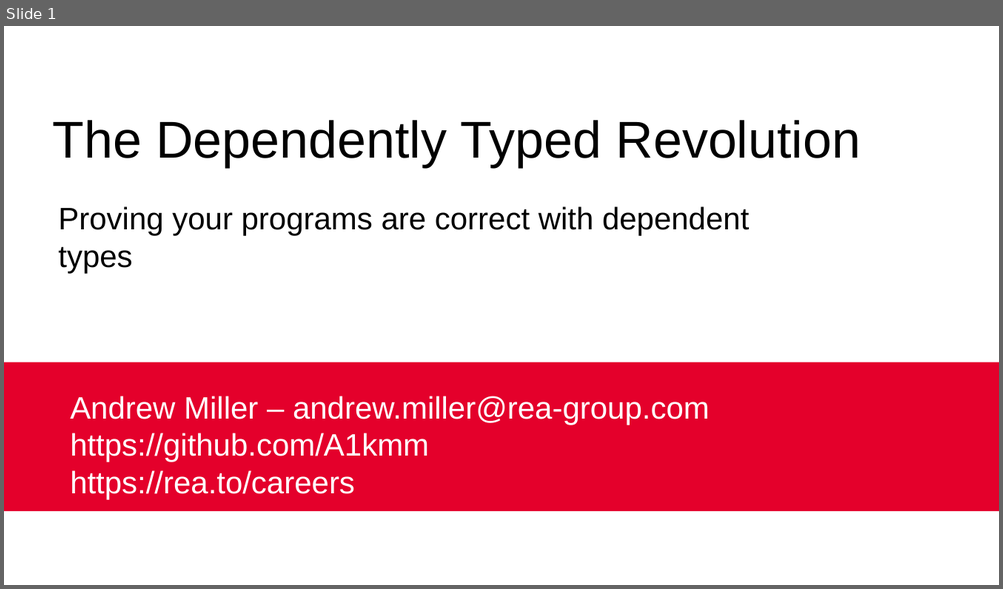
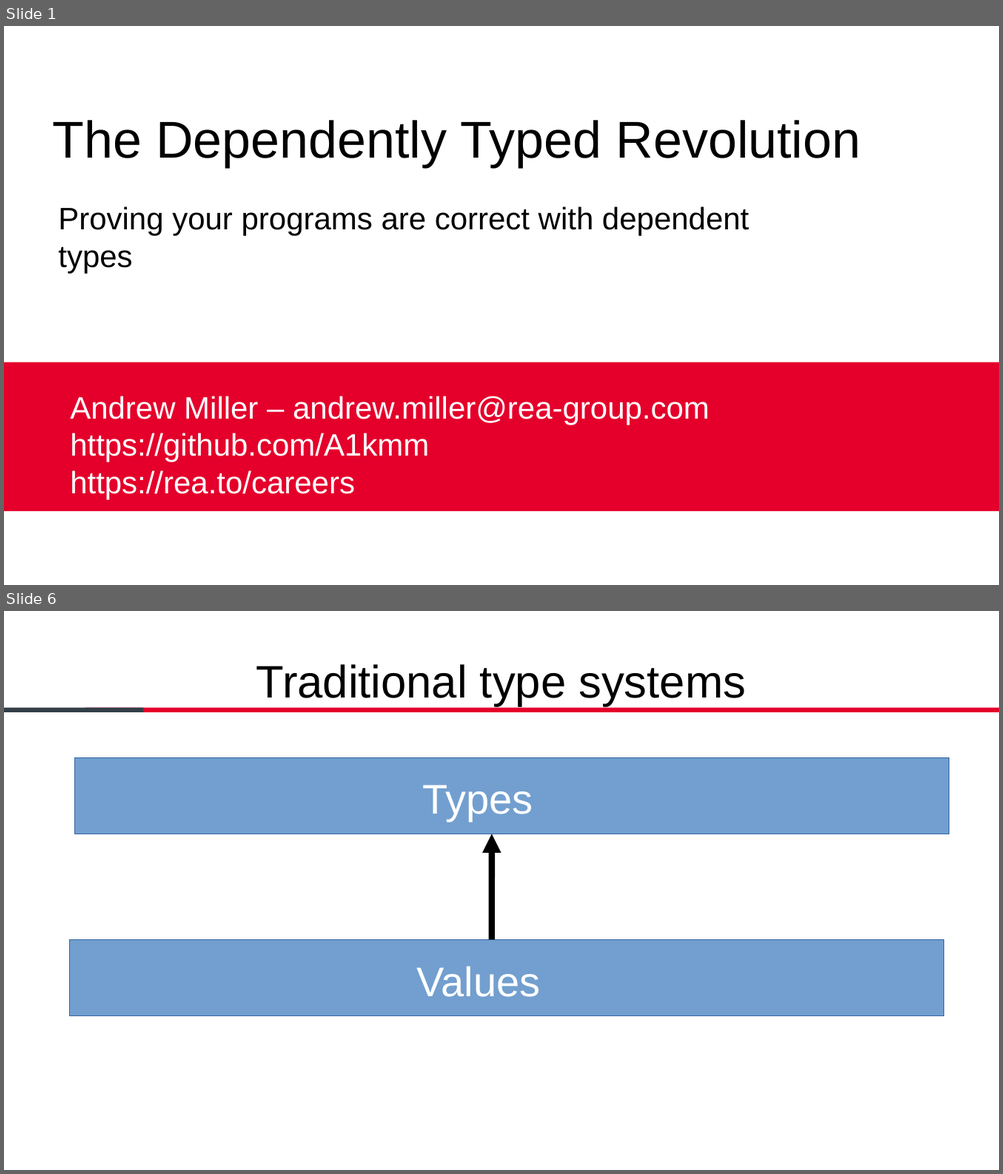
Before and after one commit to A1kmm/dependently-typed-revolution-lambdajam, a slide deck: Talk.pptx. Shown one above the other, each under a label of ours: slide 1 before the commit, slides 1 and 6 after it; the slides between them are not shown. The pictures are 1003x589 and 1003x1174 pixels, drawn with LibreOffice and Linux fonts; fonts in the diff are those of the drawing; background and template pictures are left out. Boxes give left, top, right and bottom in pixels: in the first picture for what was removed or moved away, otherwise in the second. Text is boxed around its words. In the diff, an @@ line names an element or a change of style, - is before the commit and + after.

```diff
--- a/Talk.pptx
+++ b/Talk.pptx
@@ slide 6 added at (4,611,999,1170), background #FFFFFF @@
@@ text added at (256,664,745,706), 44 pt, text #000000 @@
+Traditional type systems
@@ rectangle added at (4,708,144,712), fill #333F48 @@
@@ rectangle added at (85,708,999,712), fill #E4002B @@
@@ rectangle added at (74,758,948,834), fill #729FCF, outline #3465A4 0.75 pt @@
@@ text added at (422,785,532,821), 40 pt, text #FFFFFF @@
+Types
@@ arrow added from (492, 940) to (492, 834), #000000 6.01 pt @@
@@ rectangle added at (70,940,944,1016), fill #729FCF, outline #3465A4 0.75 pt @@
@@ text added at (417,966,540,997), 40 pt, text #FFFFFF @@
+Values
```
Also in this commit, not shown: 1 slide changed, 5 other slides added, 1 slide removed, 1 other file.
